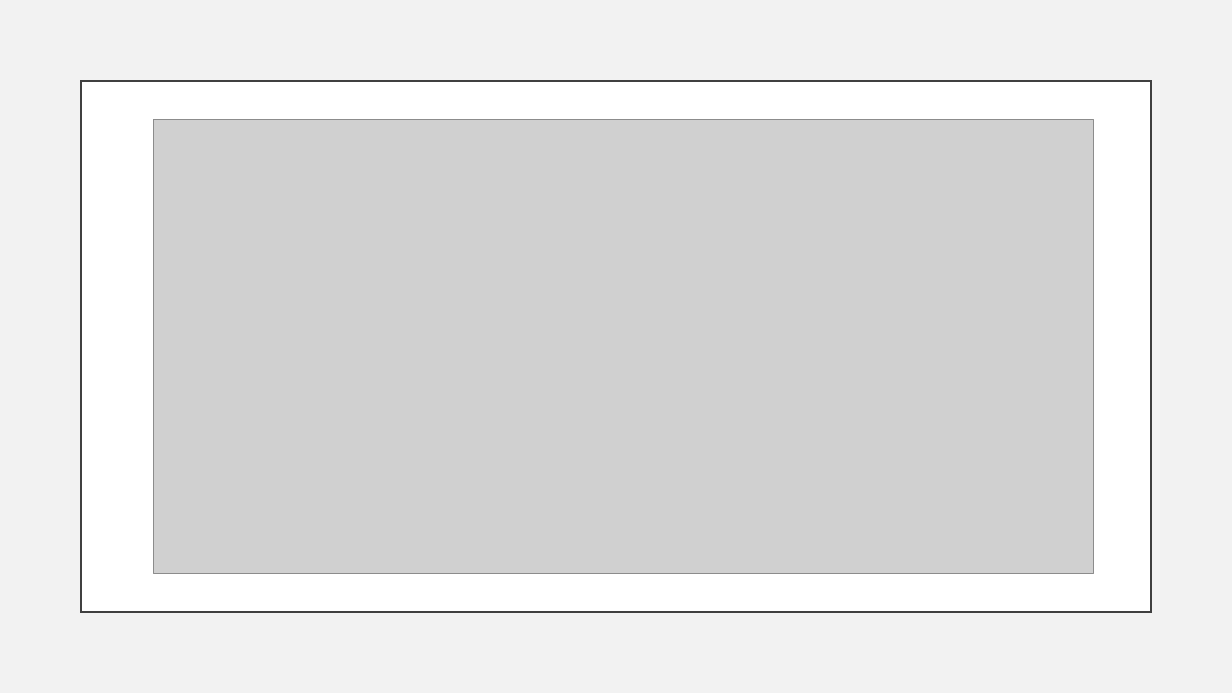
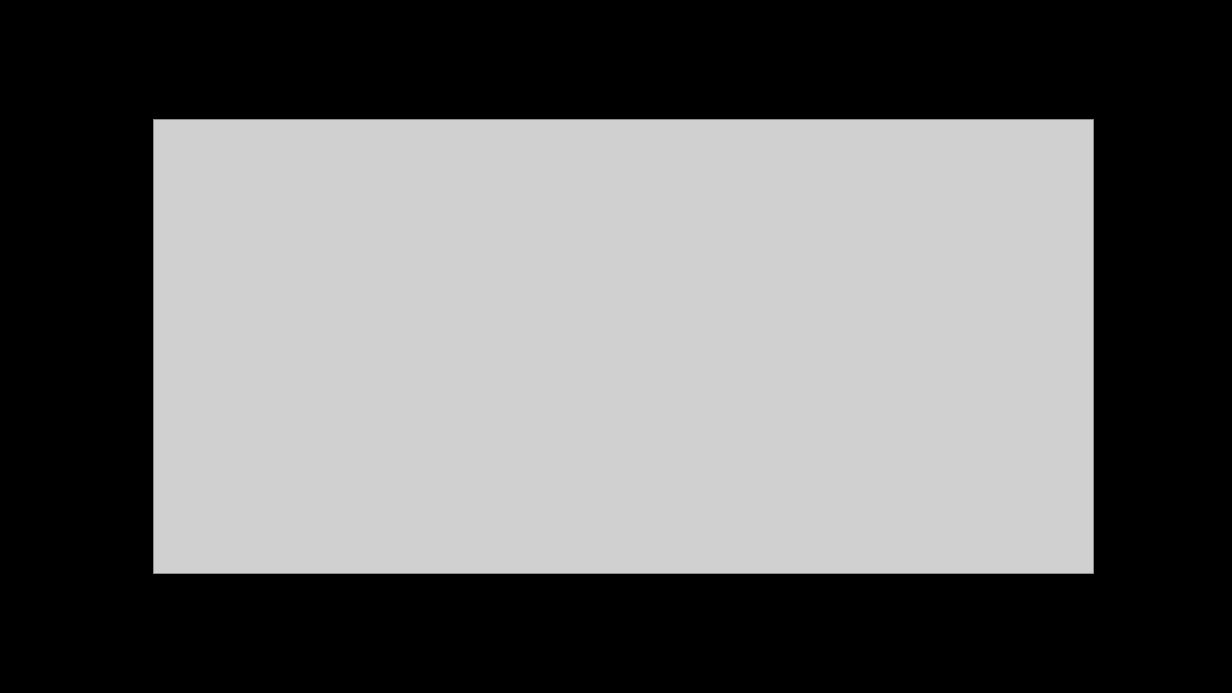
Before and after one commit to Blackbullbjj/eco_v_nukes, a slide deck: slide 2 of eco v nukes.pptx. Drawn at 1232x693 pixels with LibreOffice and Linux fonts; fonts in the diff are those of the drawing; grey boxes stand for pictures. Boxes give left, top, right and bottom in pixels: in the first picture for what was removed or moved away, otherwise in the second. Text is boxed around its words. In the diff, an @@ line names an element or a change of style, - is before the commit and + after.

```diff
--- a/eco v nukes.pptx
+++ b/eco v nukes.pptx
@@ background #F2F2F2 to #000000 @@
@@ rectangle removed at (81, 81, 1151, 612) @@
```
Also in this commit, not shown: 10 other slides changed, 1 slide added, 3 other files.
